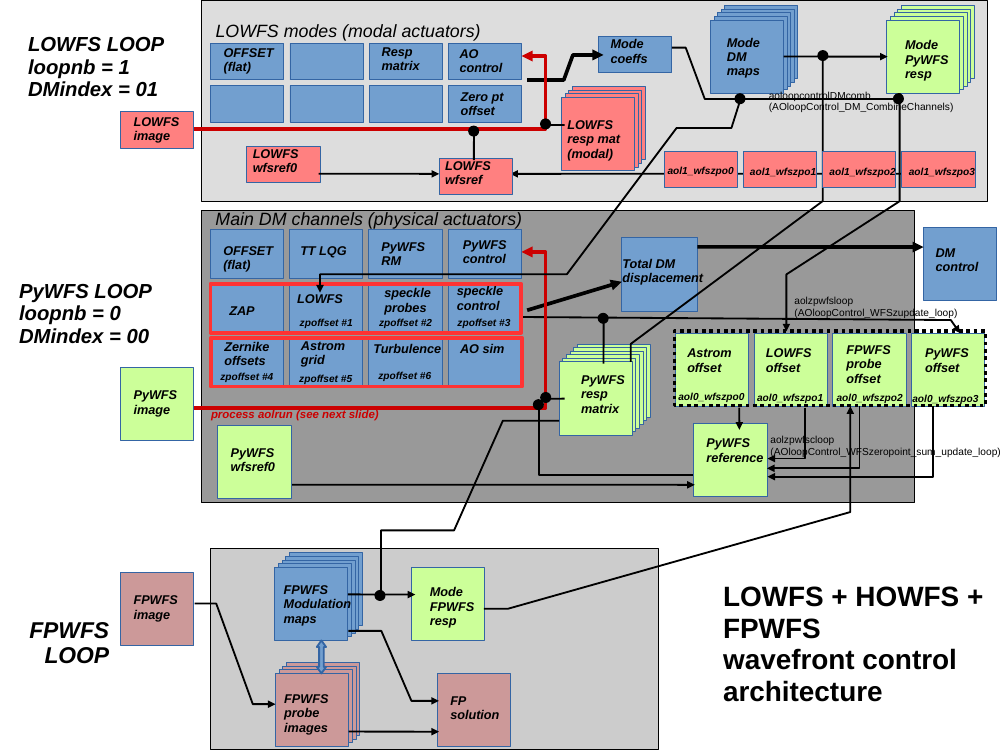
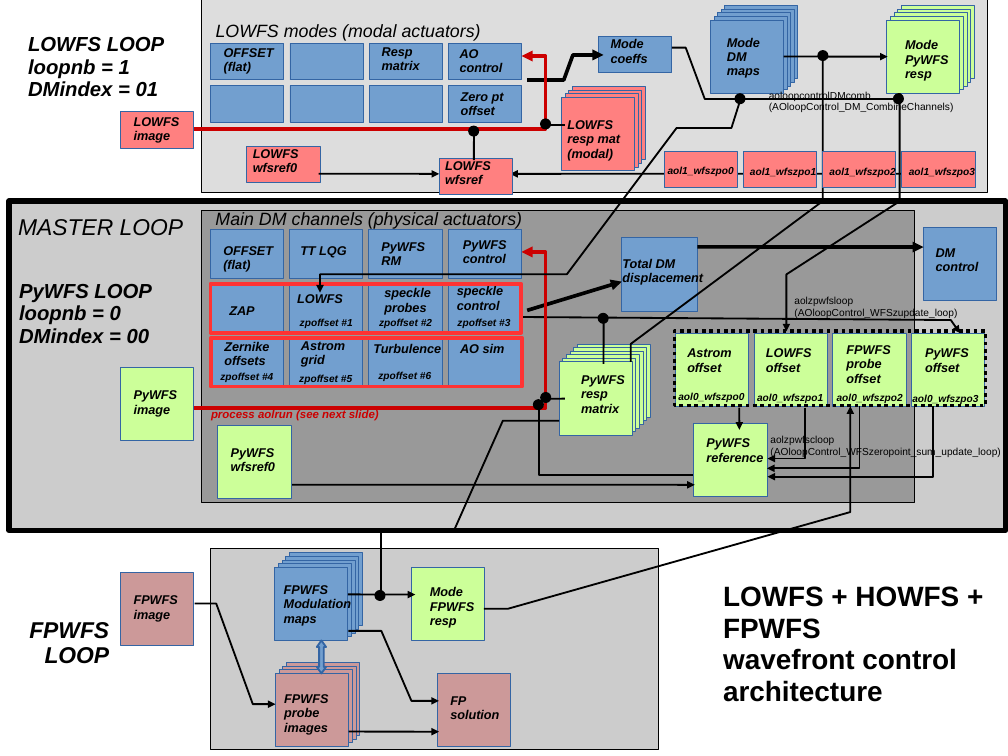
Before and after one commit to oguyon/Cfits, a slide deck: slide 1 of src/AOloopControl/doc/AOloopControl_figs.ppt. Drawn at 1008x756 pixels with LibreOffice and Linux fonts; fonts in the diff are those of the drawing. Boxes give left, top, right and bottom in pixels: in the first picture for what was removed or moved away, otherwise in the second. Text is boxed around its words. In the diff, an @@ line names an element or a change of style, - is before the commit and + after.

```diff
--- a/src/AOloopControl/doc/AOloopControl_figs.ppt
+++ b/src/AOloopControl/doc/AOloopControl_figs.ppt
@@ rectangle: place and size @@
-rectangle at (201, 0, 988, 201)
+rectangle at (201, 0, 988, 192)
@@ rectangle added at (9, 201, 1006, 531), fill #CCCCCC, outline #000000 4.31 pt @@
@@ text added at (18, 219, 183, 236), 18 pt, text #000000, italic @@
+MASTER LOOP
```
Also in this commit, not shown: 3 other slides changed, 3 other files.
